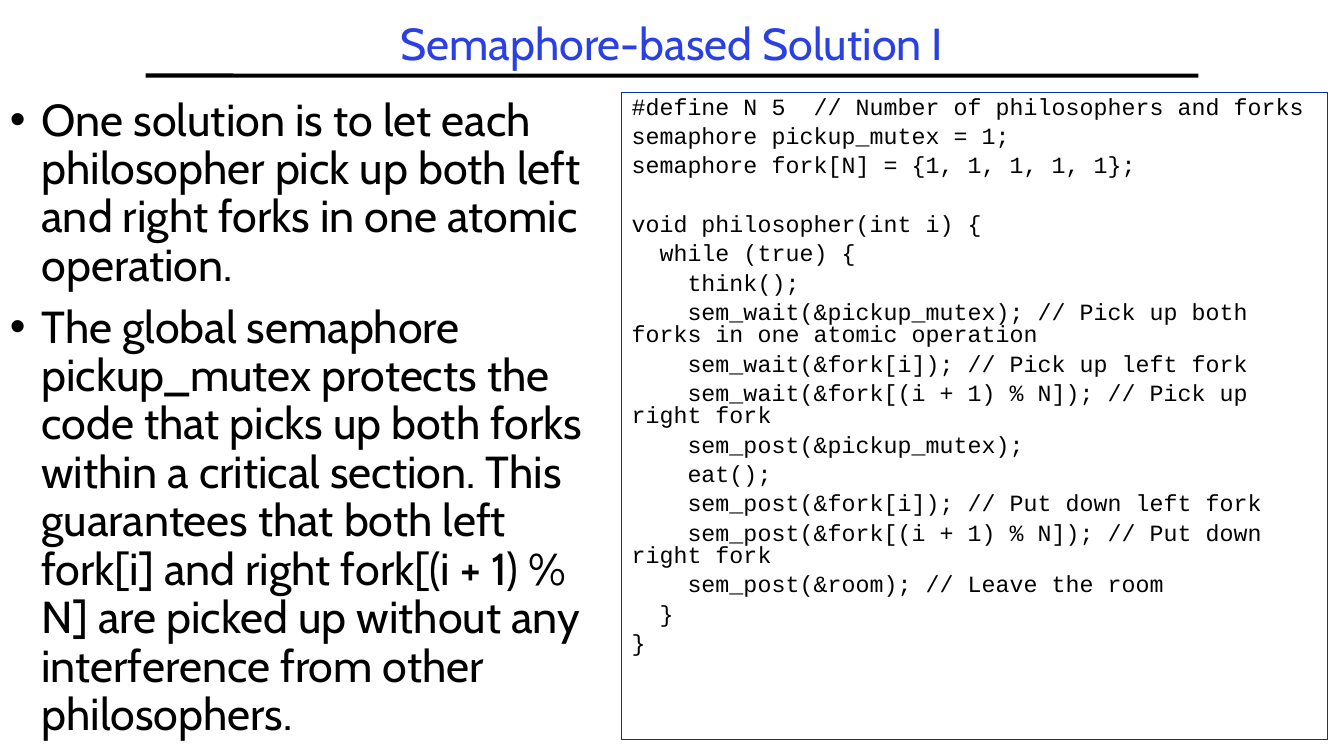
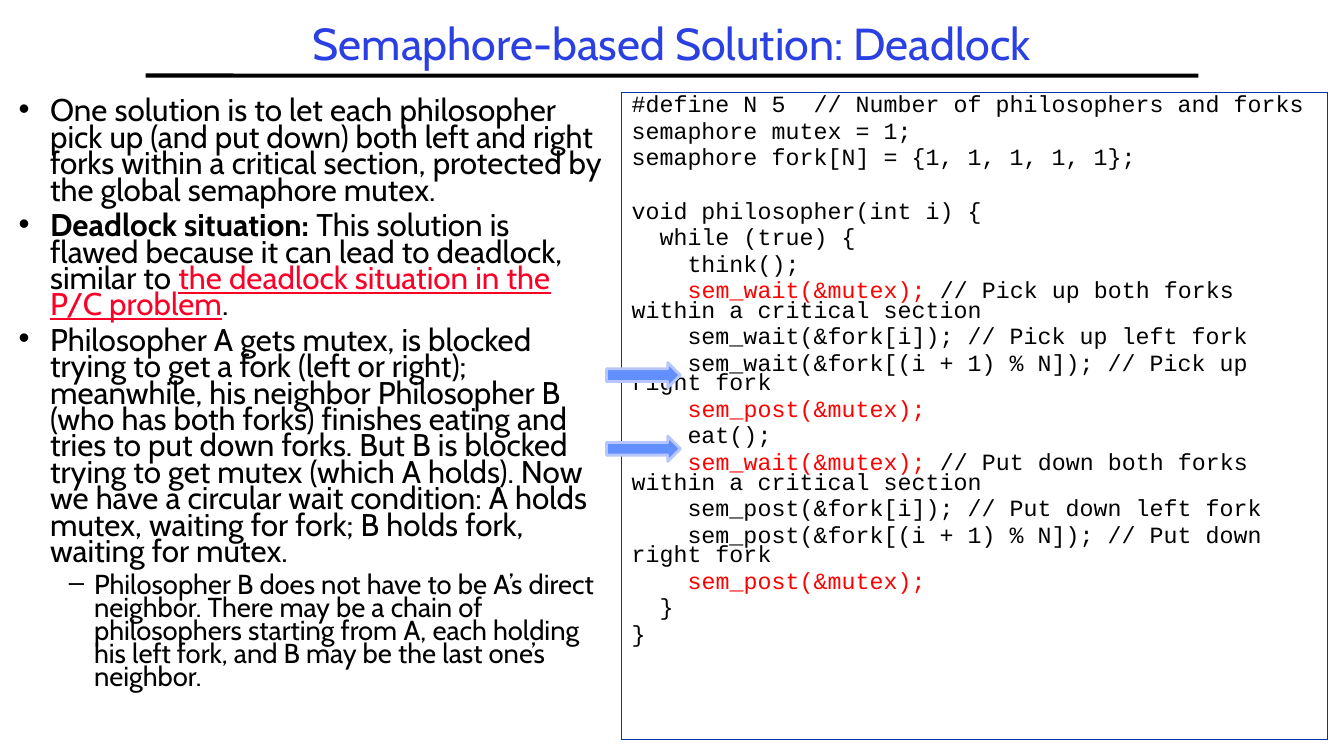
Before and after one commit to guhofstra/CSC256Fa25, a slide deck: slide 48 of PPTs/L3-Synchronization.pptx (slide 46 before the commit). Drawn at 1344x756 pixels with LibreOffice and Linux fonts; fonts in the diff are those of the drawing. Boxes give left, top, right and bottom in pixels: in the first picture for what was removed or moved away, otherwise in the second. Text is boxed around its words. In the diff, an @@ line names an element or a change of style, - is before the commit and + after.

```diff
--- a/PPTs/L3-Synchronization.pptx
+++ b/PPTs/L3-Synchronization.pptx
@@ title at [313,26,1030,70]: text changed @@
-Semaphore-based Solution I
+Semaphore-based Solution: Deadlock
@@ text at [50,97,602,692]: text changed; size 32 to 22.4 pt @@
-• One solution is to let each philosopher pick up both left and right forks in one atomic operation.
-• The global semaphore pickup_mutex protects the code that picks up both forks within a critical section. This guarantees that both left fork[i] and right fork[(i + 1) % N] are picked up without any interference from other philosophers.
+• One solution is to let each philosopher pick up (and put down) both left and right forks within a critical section, protected by the global semaphore mutex.
+• Deadlock situation: This solution is flawed because it can lead to deadlock, similar to the deadlock situation in the P/C problem.
+• Philosopher A gets mutex, is blocked trying to get a fork (left or right); meanwhile, his neighbor Philosopher B (who has both forks) finishes eating and tries to put down forks. But B is blocked trying to get mutex (which A holds). Now we have a circular wait condition: A holds mutex, waiting for fork; B holds fork, waiting for mutex.
+  – Philosopher B does not have to be A’s direct neighbor. There may be a chain of philosophers starting from A, each holding his left fork, and B may be the last one’s neighbor.
@@ text in rectangle at [632,96,1304,567]: line spacing 0.8 to 0.7 @@
@@ text in rectangle at [632,122,912,144]: text changed @@
-semaphore pickup_mutex = 1;
+semaphore mutex = 1;
@@ text in rectangle at [632,281,1234,319]: text changed @@
-sem_wait(&pickup_mutex); // Pick up both forks in one atomic operation
+sem_wait(&mutex); // Pick up both forks within a critical section
@@ left arrow added at [607,363,681,388], fill #618FFD, outline #B7C6FE 2 pt @@
@@ text in rectangle at [688,400,926,422]: text changed; text colour #000000 to #FF0000 @@
-sem_post(&pickup_mutex);
+sem_post(&mutex);
@@ left arrow added at [607,437,681,462], fill #618FFD, outline #B7C6FE 2 pt @@
@@ text in rectangle at [632,453,1248,491]: paragraph added @@
+sem_wait(&mutex); // Put down both forks within a critical section
@@ text in rectangle at [688,572,926,594]: text changed; text colour #000000 to #FF0000 @@
-sem_post(&room); // Leave the room
+sem_post(&mutex);
```
Also in this commit, not shown: 13 other slides changed, 5 slides added, 2 slides removed, 8 other files.
